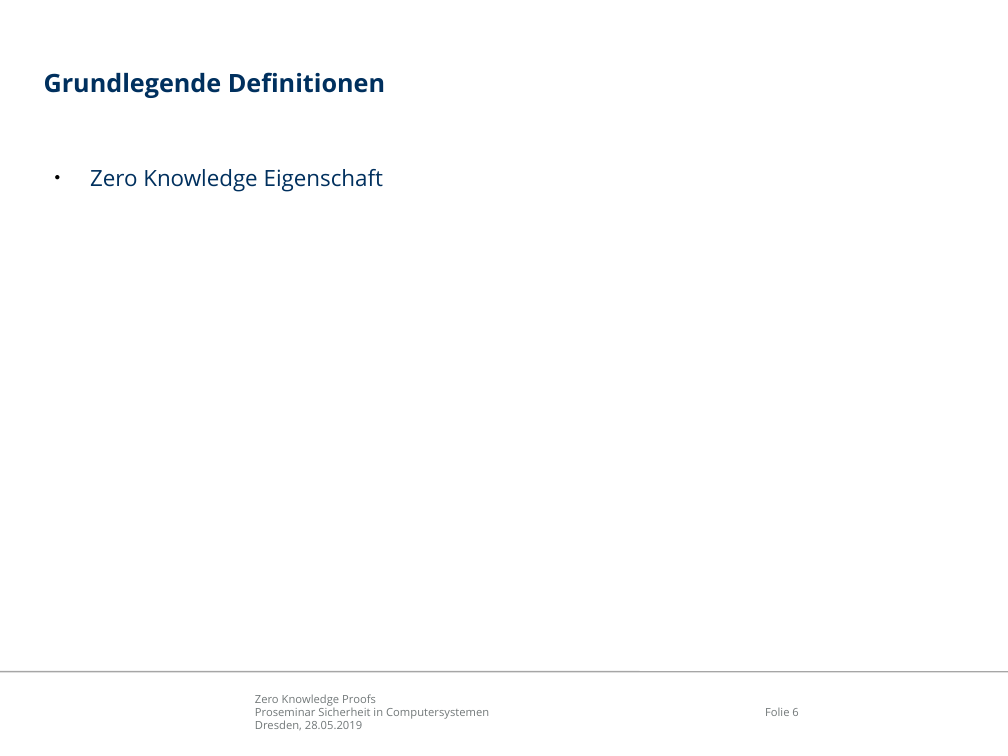
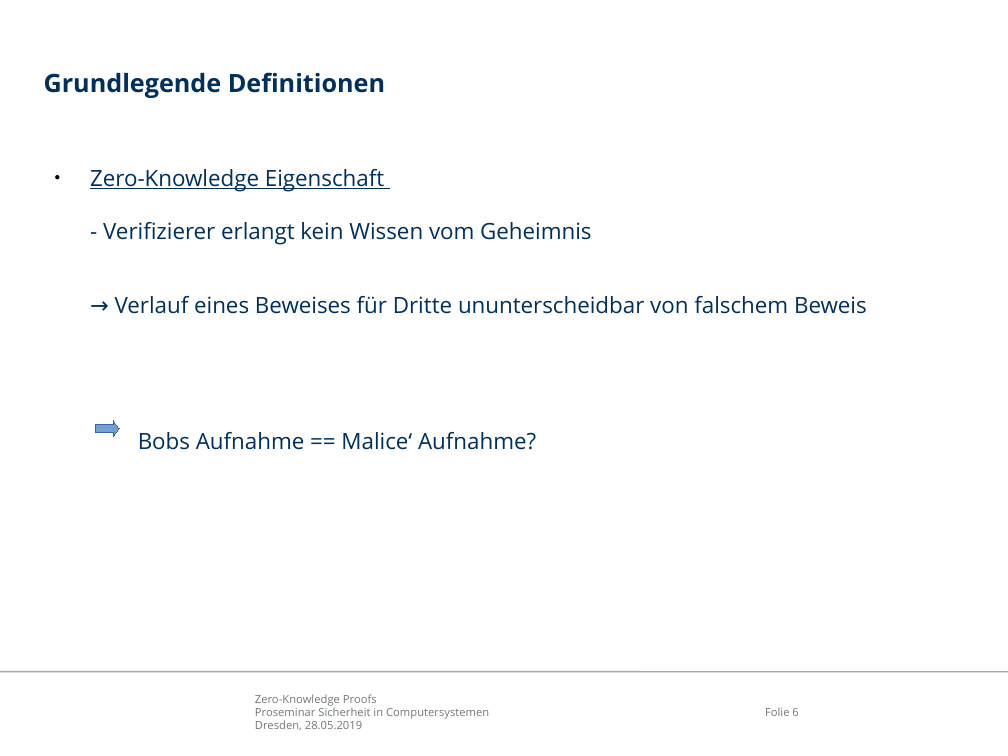
Before and after one commit to mostermann96/Presentations, a slide deck: slide 6 of Zero-Knowledge Proofs/Präsentation/ZKP.odp. Drawn at 1008x756 pixels with LibreOffice and Linux fonts; fonts in the diff are those of the drawing; background and template pictures are left out. Boxes give left, top, right and bottom in pixels: in the first picture for what was removed or moved away, otherwise in the second. Text is boxed around its words. In the diff, an @@ line names an element or a change of style, - is before the commit and + after.

```diff
--- a/Zero-Knowledge Proofs/Präsentation/ZKP.odp
+++ b/Zero-Knowledge Proofs/Präsentation/ZKP.odp
@@ text at (90,169,867,450): text changed @@
-● Zero Knowledge Eigenschaft
+● Zero-Knowledge Eigenschaft
+  - Verifizierer erlangt kein Wissen vom Geheimnis
+→ Verlauf eines Beweises für Dritte ununterscheidbar von falschem Beweis
+  Bobs Aufnahme == Malice‘ Aufnahme?
@@ right arrow added at (95,420,119,436), fill #729FCF, outline #3465A4 0 pt @@
@@ text at (255,694,377,706): text changed @@
-Zero Knowledge Proofs
+Zero-Knowledge Proofs
```
Also in this commit, not shown: 12 other slides changed.
